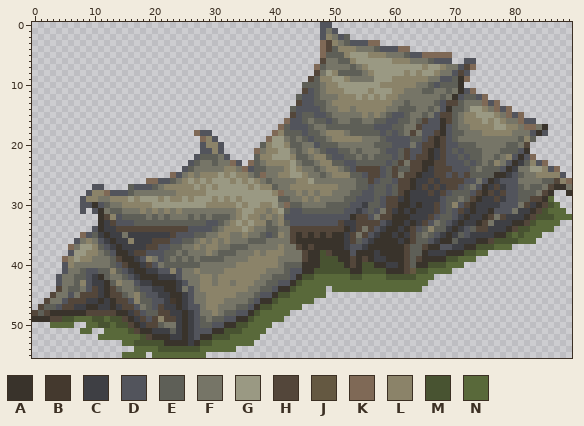
One commit to this sprite sheet: sprites/object/sacks.png. Above is the file before it was changed.
The file is 90x56 pixels. Colours within 5 levels of each other are drawn and written as one.
Palette (. is transparent): A #39332b  B #44392e  C #3e3f44  D #52545c  E #5e5f57  F #767567  G #9a9983  H #53463a  J #645841  K #7f6956  L #8b8369  M #485331  N #59693a
After the commit:
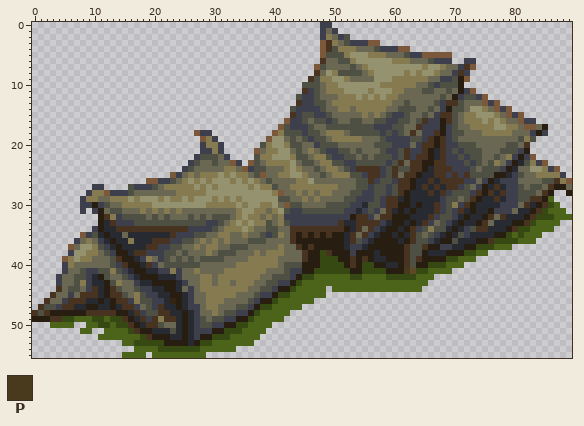
Colours new in this view: P #493a1d
Changes in this commit:
Colour A changes from #39332b to #271d11.
Colour B changes from #44392e to #352412.
Colour C changes from #3e3f44 to #282a31.
Colour D changes from #52545c to #3d404c.
Colour E changes from #5e5f57 to #4f5044.
Colour F changes from #767567 to #6a6853.
Colour G changes from #9a9983 to #959270.
Colour H changes from #53463a to #47331f.
Colour J changes from #645841 to #5c4925.
Colour K changes from #7f6956 to #7b583a.
Colour L changes from #8b8369 to #867a51.
Colour M changes from #485331 to #374913.
Colour N changes from #59693a to #4b6419.
The author changed colour H to colour P in row 41 at x 62.
